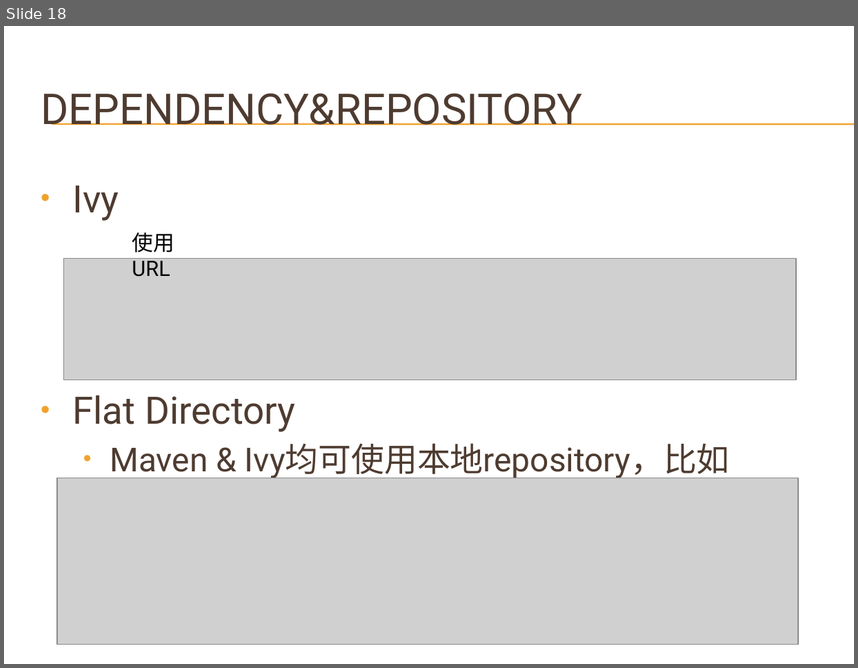
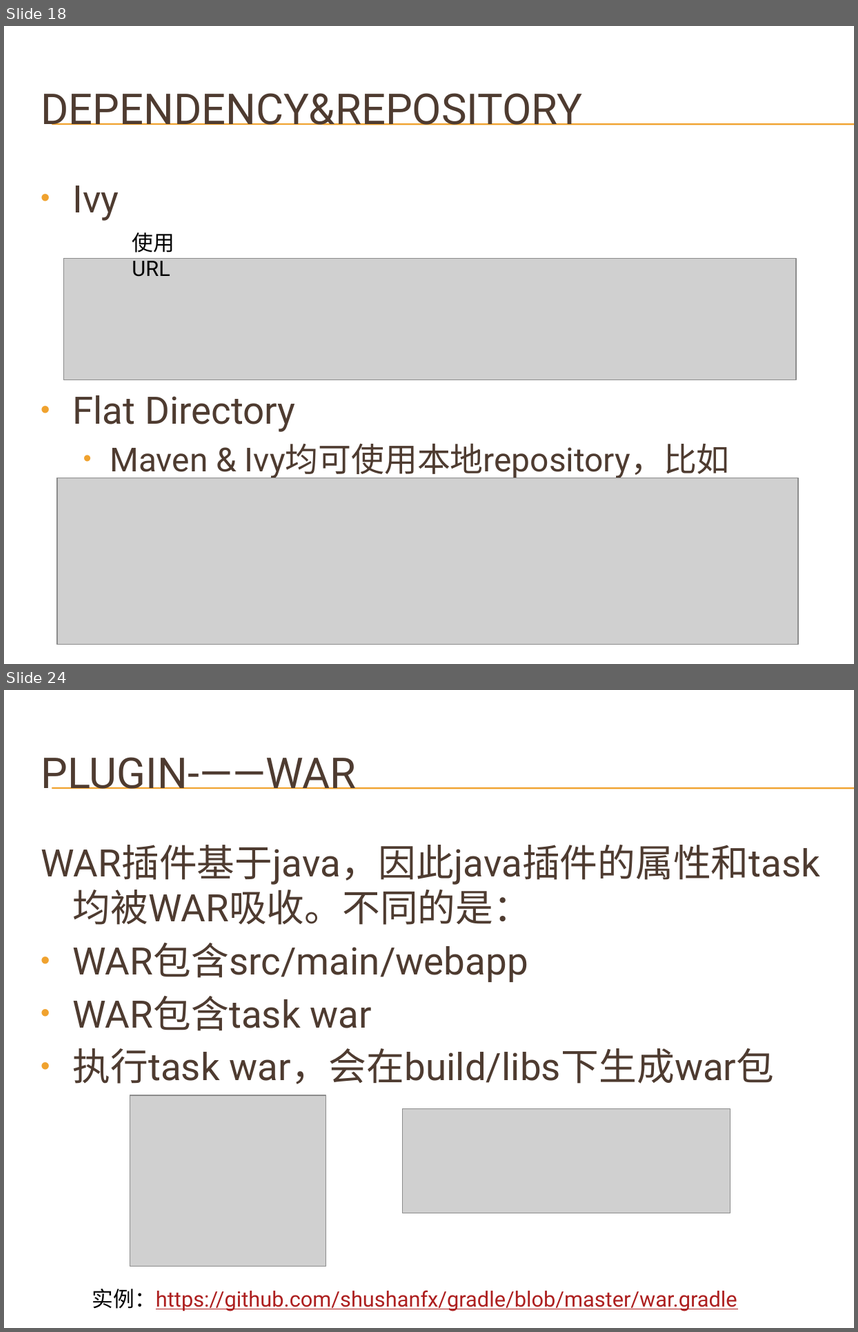
Before and after one commit to shushanfx/gradle, a slide deck: doc/gradle.pptx. Shown one above the other, each under a label of ours: slide 18 before the commit, slides 18 and 24 after it; the slides between them are not shown. The pictures are 858x668 and 858x1332 pixels, drawn with LibreOffice and Linux fonts; fonts in the diff are those of the drawing; grey boxes stand for pictures; background and template pictures are left out. Boxes give left, top, right and bottom in pixels: in the first picture for what was removed or moved away, otherwise in the second. Text is boxed around its words. In the diff, an @@ line names an element or a change of style, - is before the commit and + after.

Commit message:
Gradle，添加文档及测试。

```diff
--- a/doc/gradle.pptx
+++ b/doc/gradle.pptx
@@ slide 24 added at <box>4,690,854,1328</box>, background picture (left out); not listed: 2 template elements that a slide beside it also shows @@
@@ title added at <box>41,757,356,789</box>, 36 pt, text #4E3B30 @@
+PLUGIN-——WAR
@@ text added at <box>41,845,820,1084</box>, 32 pt, text #4E3B30 @@
+WAR插件基于java，因此java插件的属性和task均被WAR吸收。不同的是：
+• WAR包含src/main/webapp
+• WAR包含task war
+• 执行task war，会在build/libs下生成war包
@@ picture added at <box>130,1096,326,1266</box> @@
@@ picture added at <box>403,1108,730,1213</box> @@
@@ text added at <box>92,1288,737,1311</box>, 18 pt, text #AD1F1F, underline @@
+实例：https://github.com/shushanfx/gradle/blob/master/war.gradle
```
Also in this commit, not shown: 2 slides changed, 6 other slides added, 8 other files.
